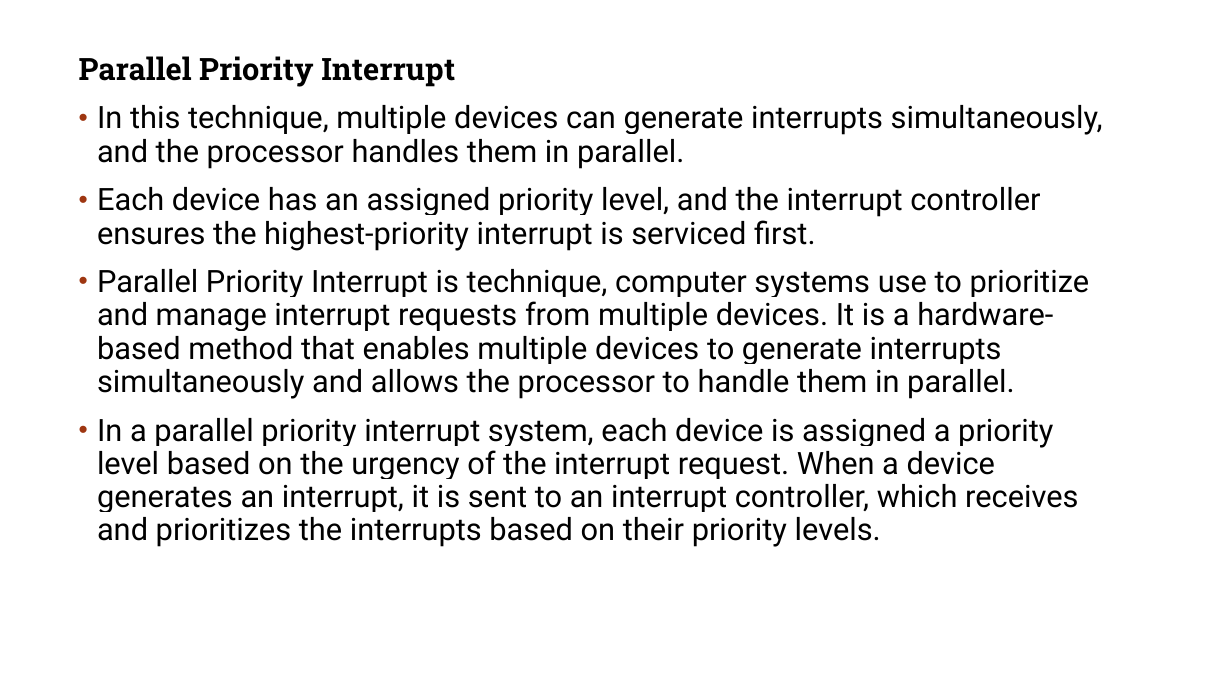
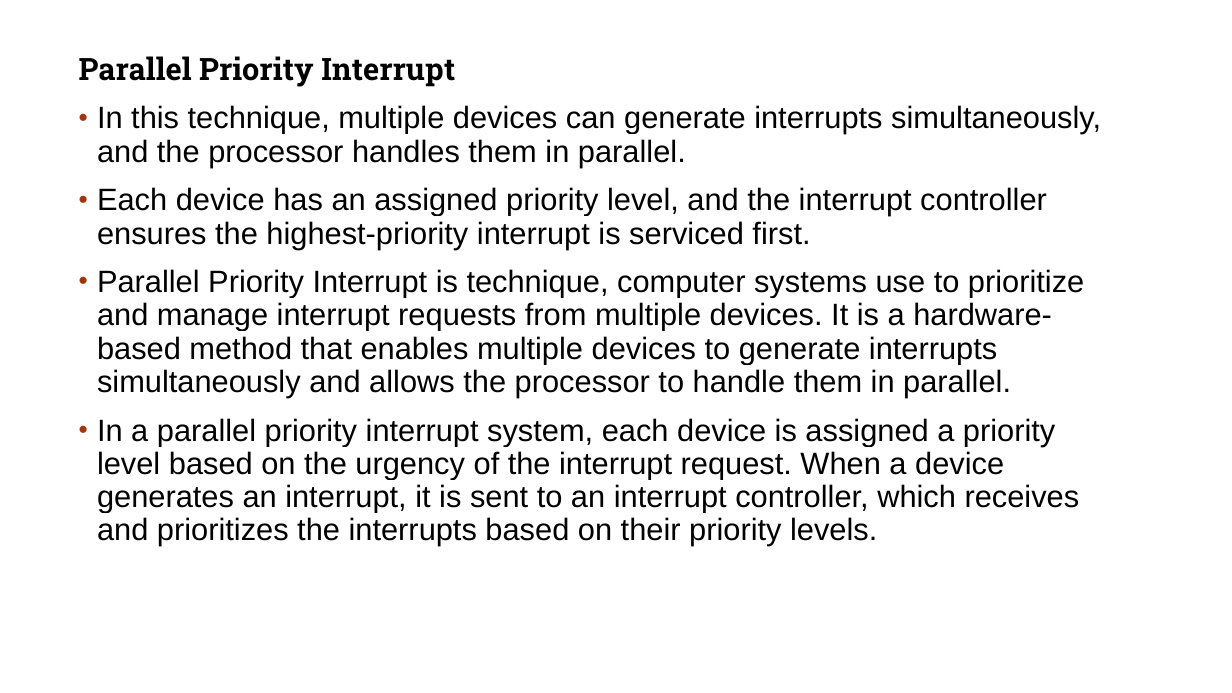
Before and after one commit to ReemasXY/College-Work, a slide deck: slide 33 of BIM_3rd_sem/MicroProcessor/unit 7 input output organisation.pptx. Drawn at 1232x693 pixels with LibreOffice and Linux fonts; fonts in the diff are those of the drawing; background and template pictures are left out. Boxes give left, top, right and bottom in pixels: in the first picture for what was removed or moved away, otherwise in the second. Text is boxed around its words. In the diff, an @@ line names an element or a change of style, - is before the commit and + after.

```diff
--- a/BIM_3rd_sem/MicroProcessor/unit 7 input output organisation.pptx
+++ b/BIM_3rd_sem/MicroProcessor/unit 7 input output organisation.pptx
@@ text at [97,105,1101,546]: font Roboto to Arial @@
```
Also in this commit, not shown: 5 other slides changed, 21 other files.
